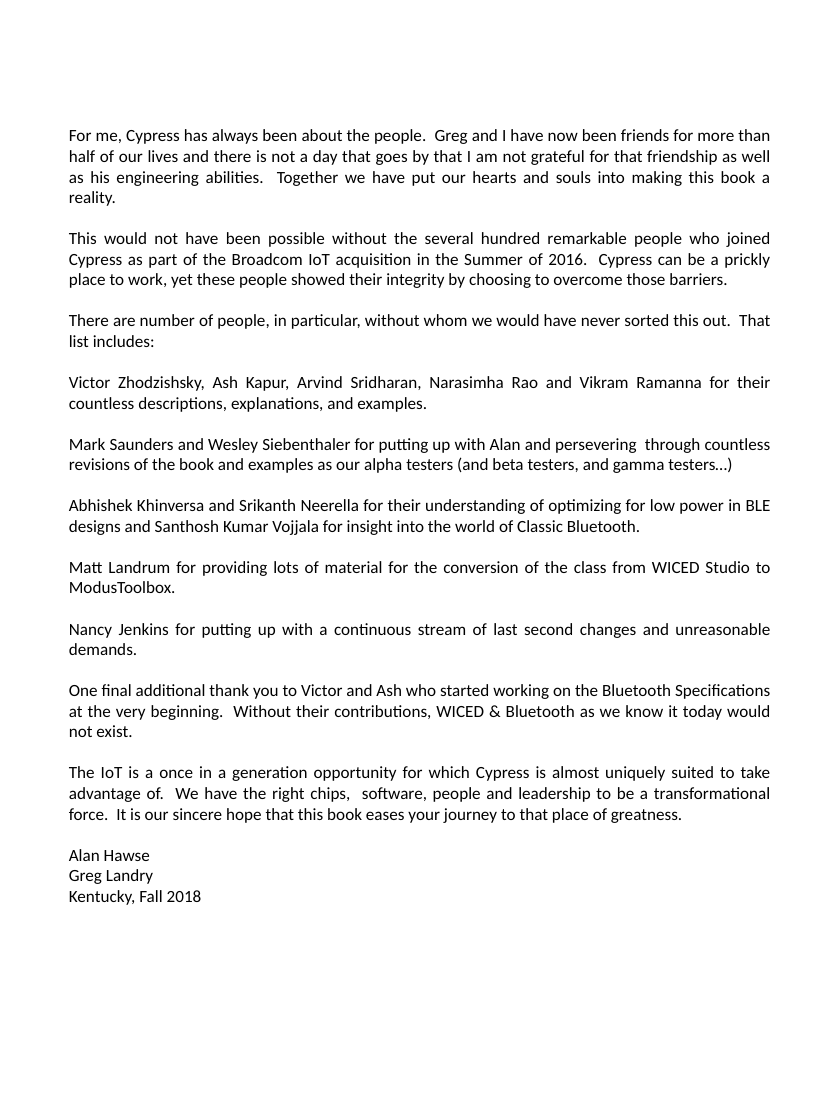
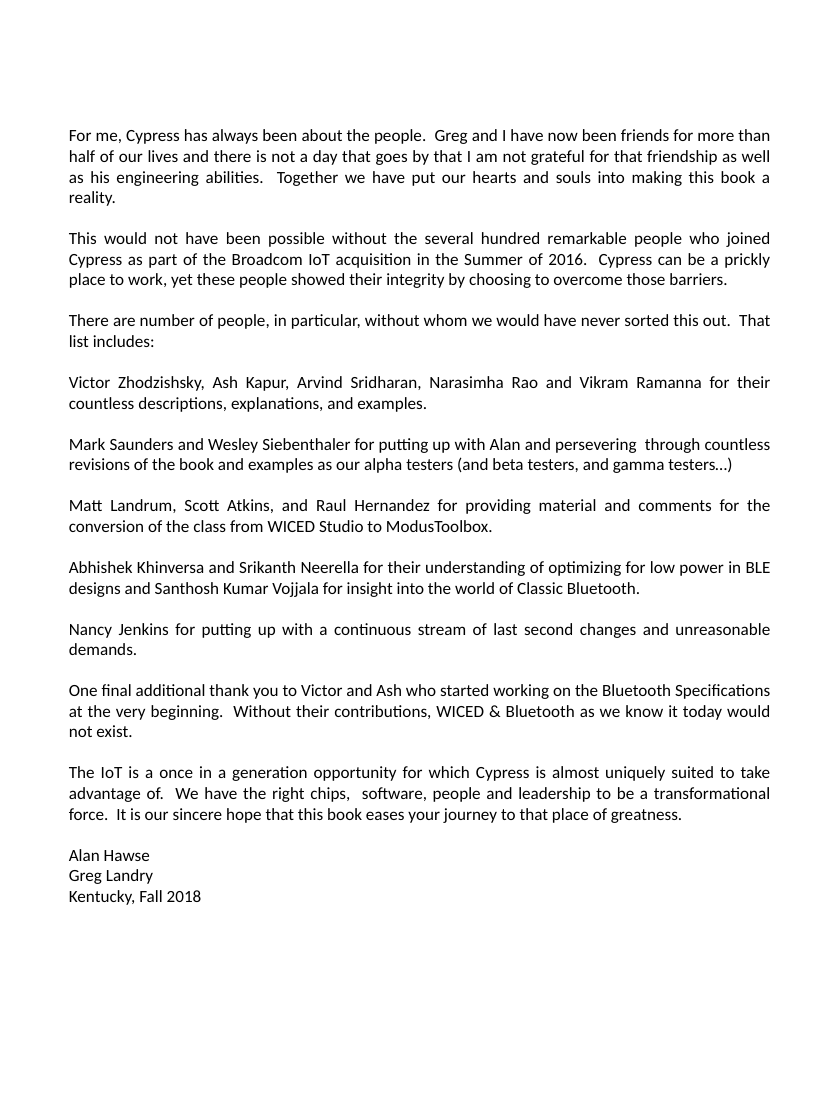
Before and after one commit to iotexpert/WBT101, a slide deck: slide 2 of labmanual/English/WBT101-Binder-Cover.pptx. Drawn at 840x1120 pixels with LibreOffice and Linux fonts; fonts in the diff are those of the drawing. Boxes give left, top, right and bottom in pixels: in the first picture for what was removed or moved away, otherwise in the second. Text is boxed around its words. In the diff, an @@ line names an element or a change of style, - is before the commit and + after.

```diff
--- a/labmanual/English/WBT101-Binder-Cover.pptx
+++ b/labmanual/English/WBT101-Binder-Cover.pptx
@@ text at <box>69,499,770,532</box>: paragraph added @@
+Matt Landrum, Scott Atkins, and Raul Hernandez for providing material and comments for the conversion of the class from WICED Studio to ModusToolbox.
@@ text at <box>69,561,771,593</box>: paragraph removed @@
-Matt Landrum for providing lots of material for the conversion of the class from WICED Studio to ModusToolbox.
```
Also in this commit, not shown: 1 other slide changed, 5 other files.
